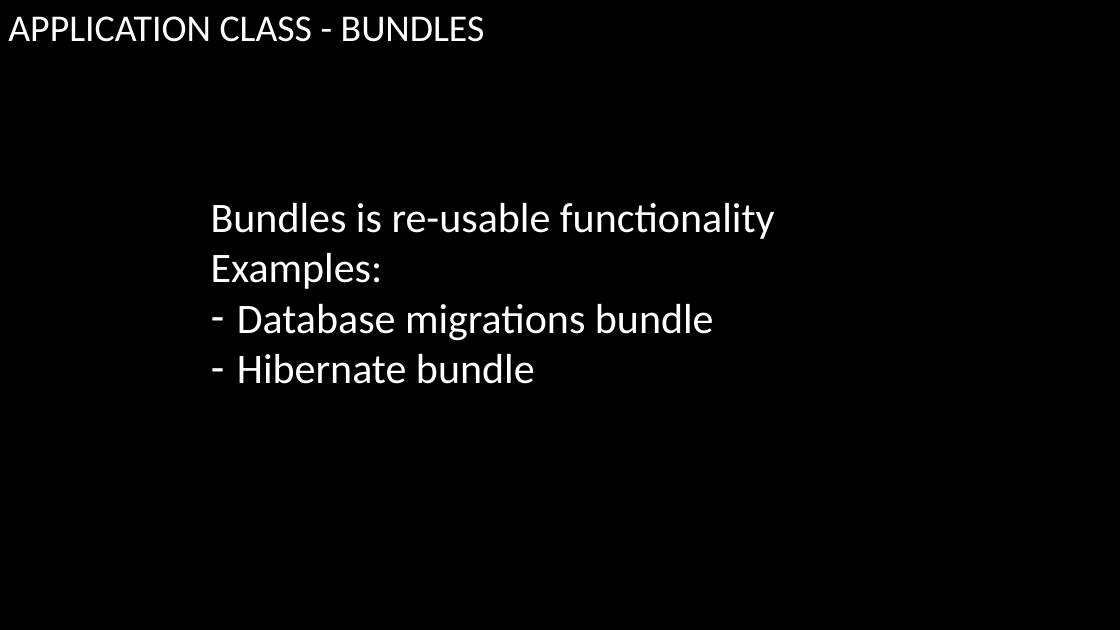
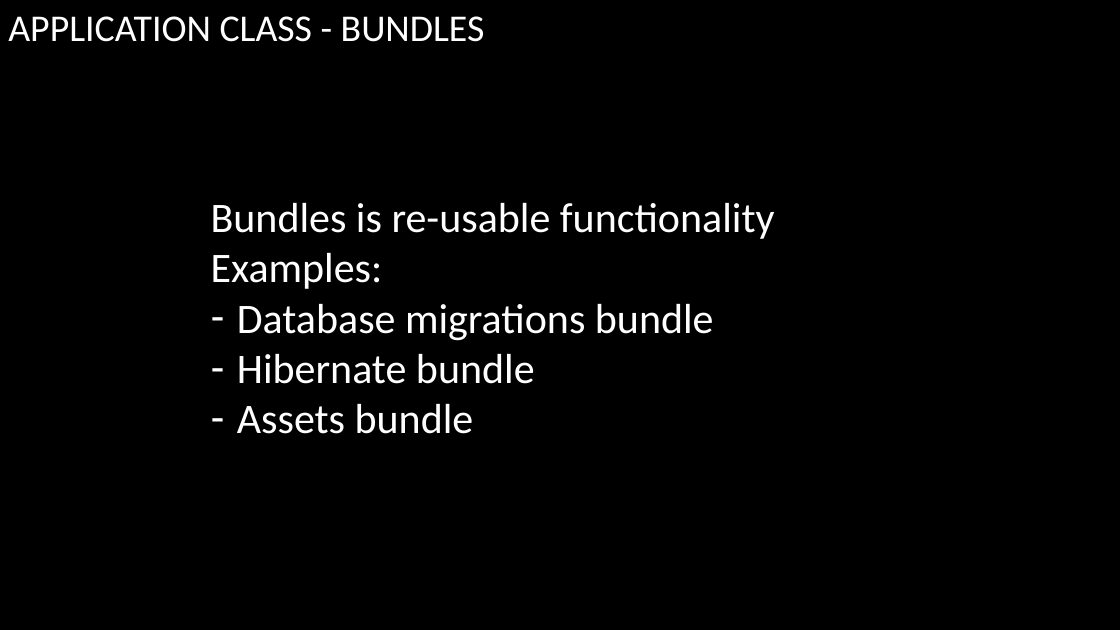
Before and after one commit to arenat/wiza_1, a slide deck: slide 12 of wiza.pptx. Drawn at 1120x630 pixels with LibreOffice and Linux fonts; fonts in the diff are those of the drawing; background and template pictures are left out. Boxes give left, top, right and bottom in pixels: in the first picture for what was removed or moved away, otherwise in the second. Text is boxed around its words. In the diff, an @@ line names an element or a change of style, - is before the commit and + after.

Commit message:
update presentation

```diff
--- a/wiza.pptx
+++ b/wiza.pptx
@@ text at box(237, 404, 474, 434): paragraph added @@
+– Assets bundle
```
Also in this commit, not shown: 1 other slide changed, 10 slides added.
